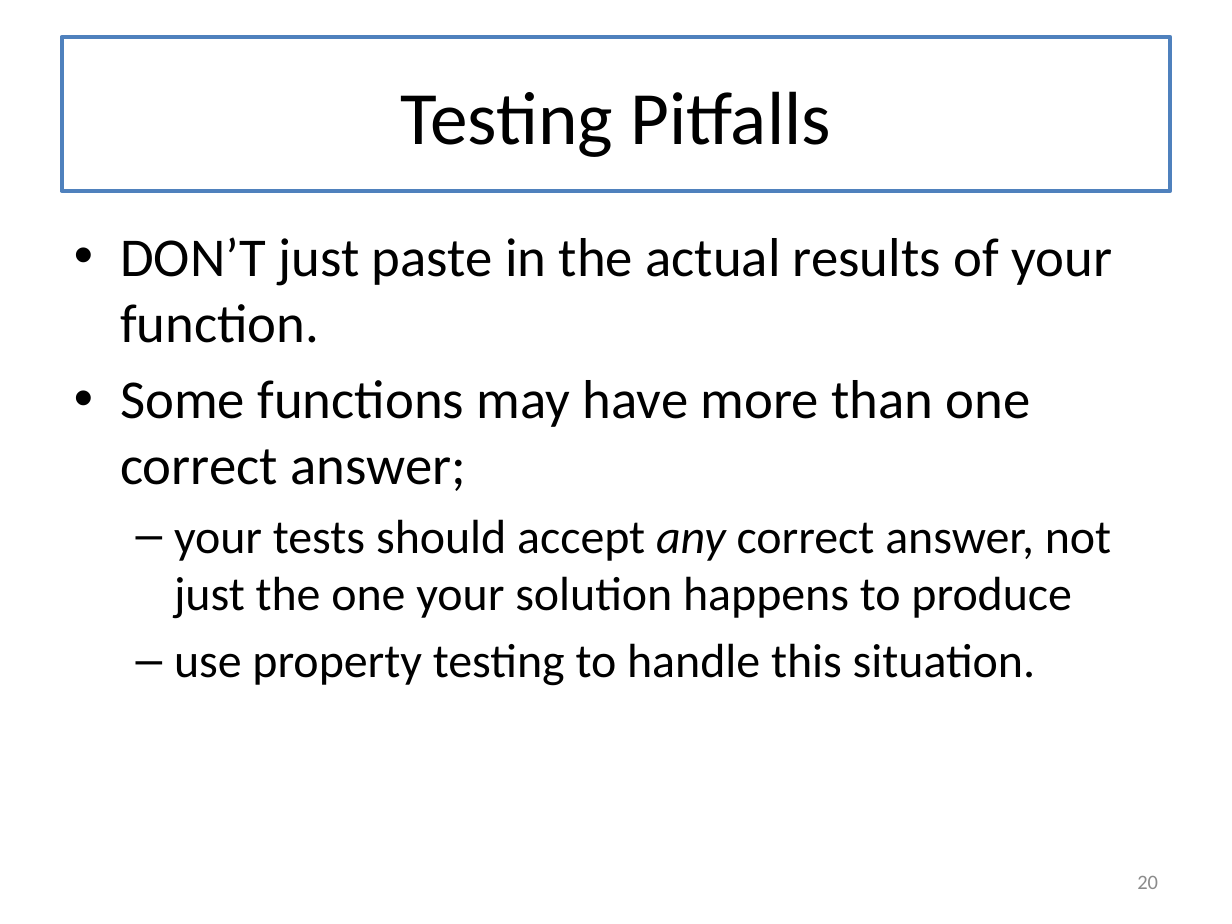
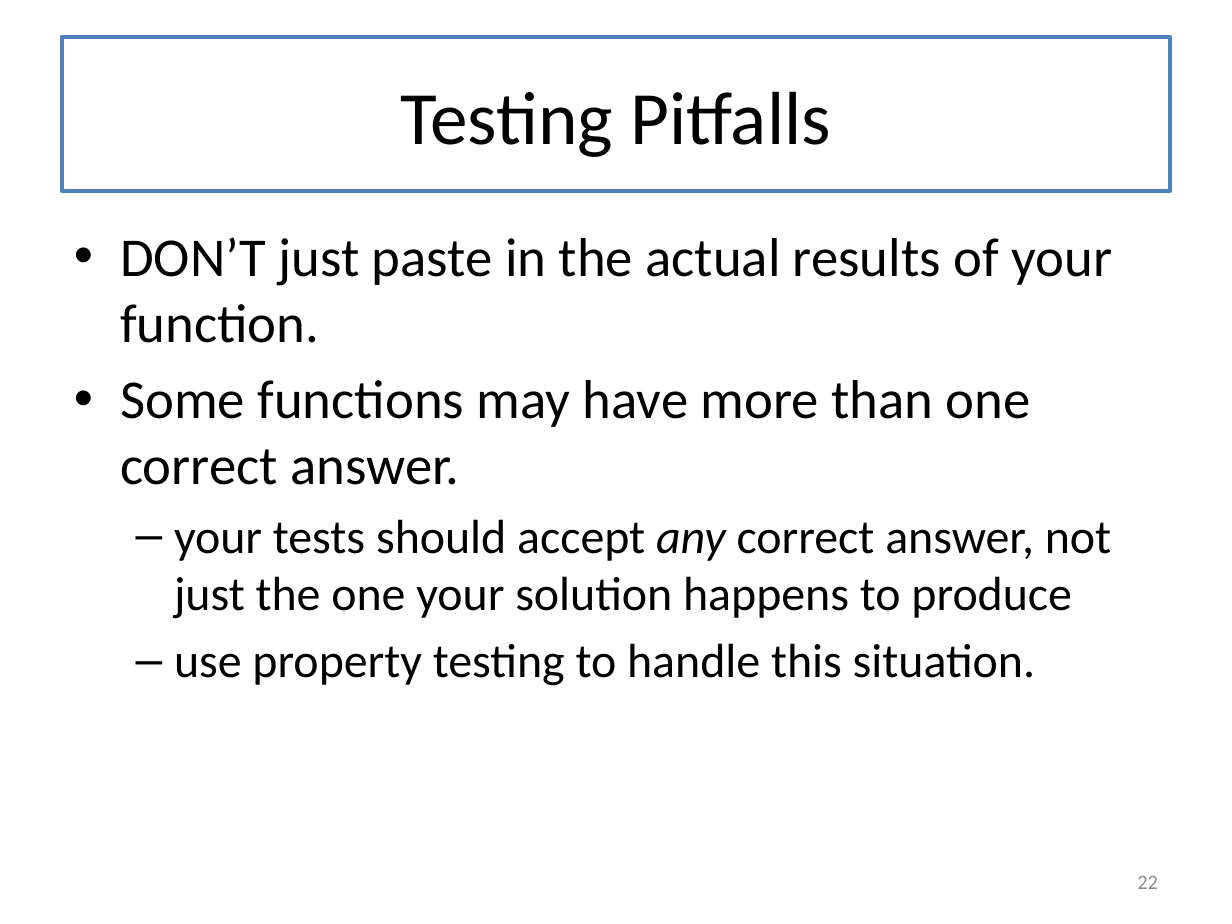
Before and after one commit to mwand/cs5010f17, a slide deck: slide 22 of Slides/Lesson 2.4 Testing.pptx (slide 20 before the commit). Drawn at 1232x924 pixels with LibreOffice and Linux fonts; fonts in the diff are those of the drawing. Boxes give left, top, right and bottom in pixels: in the first picture for what was removed or moved away, otherwise in the second. Text is boxed around its words. In the diff, an @@ line names an element or a change of style, - is before the commit and + after.

```diff
--- a/Slides/Lesson 2.4 Testing.pptx
+++ b/Slides/Lesson 2.4 Testing.pptx
@@ text at box(120, 380, 1031, 485): text changed @@
-• Some functions may have more than one correct answer;
+• Some functions may have more than one correct answer.
@@ page number at box(1137, 876, 1158, 889): text changed @@
-20
+22
```
Also in this commit, not shown: 14 other slides changed, 7 other files.
